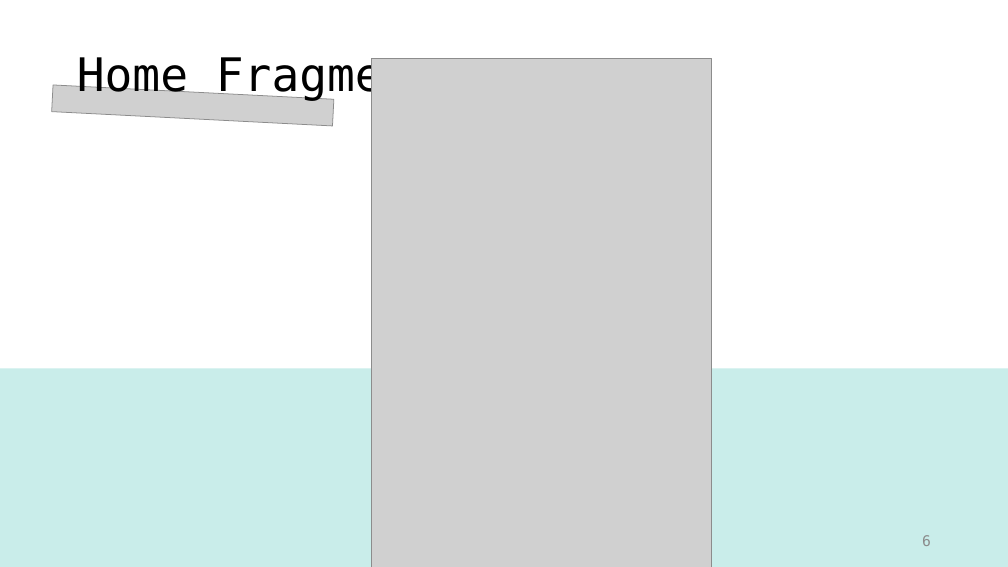
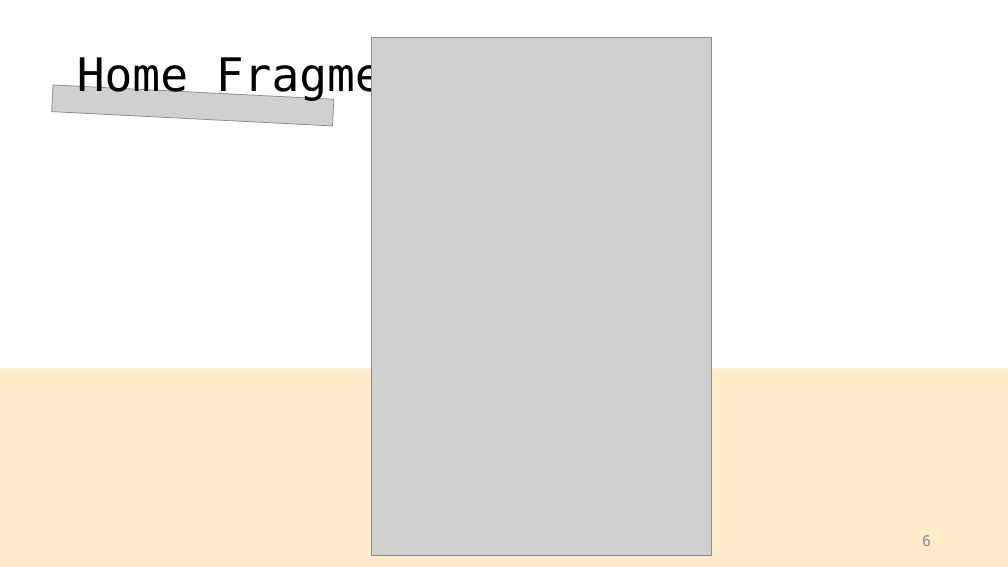
Before and after one commit to ccckyc/draw, a slide deck: slide 6 of Zoo.pptx. Drawn at 1008x567 pixels with LibreOffice and Linux fonts; fonts in the diff are those of the drawing; grey boxes stand for pictures. Boxes give left, top, right and bottom in pixels: in the first picture for what was removed or moved away, otherwise in the second. Text is boxed around its words. In the diff, an @@ line names an element or a change of style, - is before the commit and + after.

```diff
--- a/Zoo.pptx
+++ b/Zoo.pptx
@@ picture: place and size @@
-picture at (371, 58, 712, 567)
+picture at (371, 38, 712, 556)
@@ rectangle at (0, 368, 1008, 567): fill #C9EDEA to #FFEDC9 @@
```
Also in this commit, not shown: 6 other slides changed, 8 slides added, 2 slides removed.
